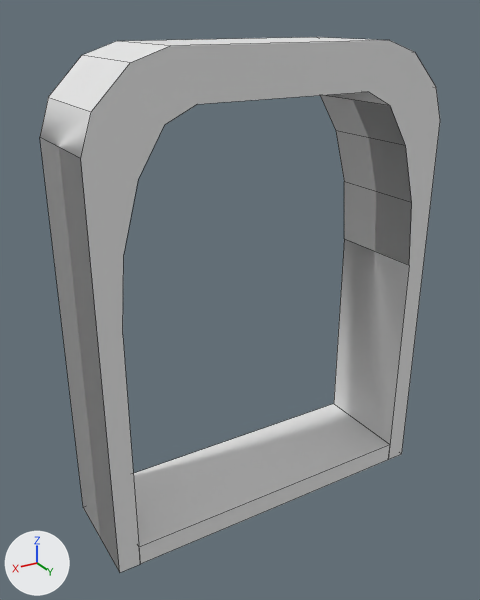
A saved change to the FBX model PinguinPower/Assets/3D Models/Gate.fbx.
Before and after are seen from a 50 mm lens placed at (3.11, 4.44, 4.4), pointed at (0.17, -0.45, 1.96). The lights are fixed; the arrows at lower left show +X, +Y and +Z. Mesh edges are drawn as thin lines. Where no turn or scale is listed for an object, it has been applied to the vertices.

Objects in the first picture: 'Ground'.
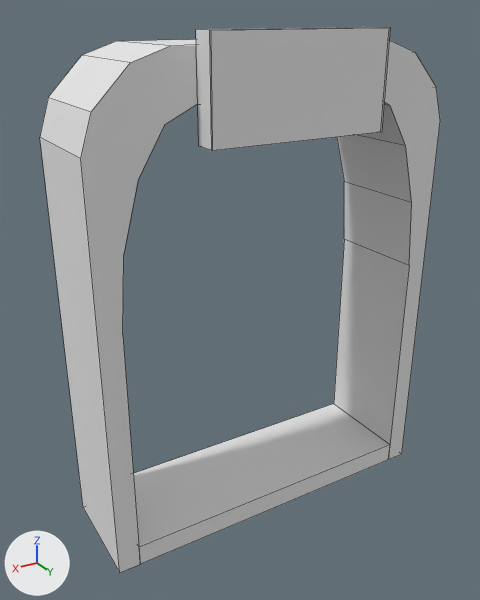
Pixel boxes (x1, y1, x2, y2) of what changed, in the pictures (480 x 600 px; the box of a moved part takes in the faces that stretch with it):
'IconPlane', added: after (211, 28, 390, 151)
'Sign', added: after (196, 27, 375, 150)
part 1 of me_cube_018, moved or reshaped: (40, 137, 120, 572) in both
part 2 of me_cube_018, moved or reshaped: before (320, 95, 412, 265); after (337, 105, 412, 265)

Diff of the bpy script that builds the scene:
```diff
--- a/PinguinPower/Assets/3D Models/Gate.fbx.py
+++ b/PinguinPower/Assets/3D Models/Gate.fbx.py
@@ me_cube_018 @@
 me_cube_018.from_pydata(...)  # 48 vertices, 30 faces; spans x -1.7..1.7, y -1.0..0.0, z -0.2..4.2
 # used by ob_ground; location = (0.0, 0.0, 0.0)
 # verts and faces of me_cube_018; kept vertices keep their numbers, new ones are numbered from 48
 # before: 1 (1.7, -1.0, -0.2) at pixel (83, 507), 2 (1.7, 0.0, -0.2) at pixel (119, 572), 27 (1.7, 0.0, 3.5) at pixel (80, 158), 28 (1.7, -1.0, 3.5) at pixel (39, 137)
 # before: 17 (-1.5, -1.0, 2.12) at pixel (344, 238), 18 (-1.5, 0.0, 2.12) at pixel (409, 265), 19 (-1.45, 0.0, 2.76) at pixel (411, 202), 20 (-1.3, 0.0, 3.31) at pixel (405, 145), 21 (-1.07, 0.0, 3.67) at pixel (390, 105)
 # before: 24 (-1.07, -1.0, 3.67) at pixel (319, 94), 25 (-1.3, -1.0, 3.31) at pixel (335, 130), 26 (-1.45, -1.0, 2.76) at pixel (344, 181)
+# me_cube_018 part 1
+delete_faces([(1, 28, 27, 2)])
+faces += [(1, 2, 27, 28)]
+# me_cube_018 part 2
+delete_faces([(17, 26, 19, 18), (19, 26, 25, 20), (20, 25, 24, 21)])
+faces += [(17, 18, 19, 26), (19, 20, 25, 26), (20, 21, 24, 25)]
 me_cube_018.materials.append(mat_material)
@@ me_cube @@
+me_cube.from_pydata(...)  # a box spanning x -0.8..0.8, y 0.0..0.2, z 3.5..4.3
@@ me_plane_001 @@
+me_plane_001.from_pydata([(-0.8, 0.21, 4.3), (0.8, 0.21, 4.3), (-0.8, 0.21, 3.5), (0.8, 0.21, 3.5)], [], [(0, 1, 3, 2)])
@@ ob_sign @@
+ob_sign = bpy.data.objects.new('Sign', me_cube)
+ob_sign.location = (0.0, 0.0, 0.0)
@@ ob_iconplane @@
+ob_iconplane = bpy.data.objects.new('IconPlane', me_plane_001)
+ob_iconplane.location = (0.0, 0.0, 0.0)
```
